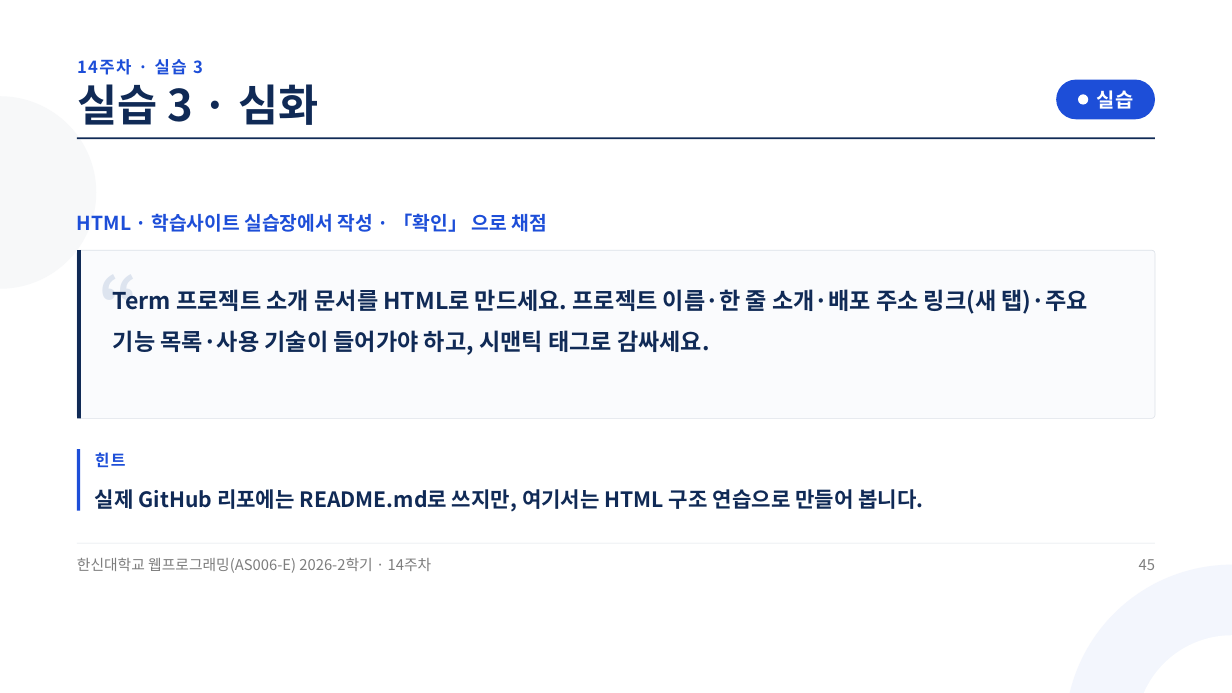
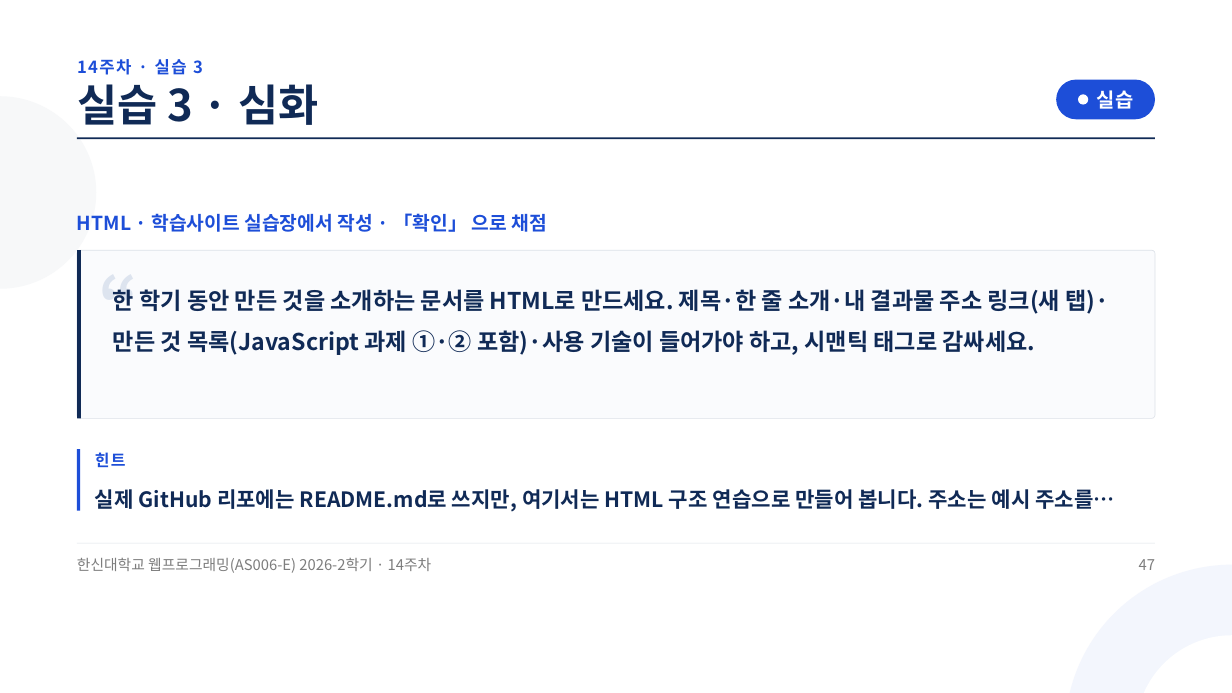
Before and after one commit to jungaistar/materials, a slide deck: slide 47 of hs-web/W14_종합_정리_및_과제_평가.pptx (slide 45 before the commit). Drawn at 1232x693 pixels with LibreOffice and Linux fonts; fonts in the diff are those of the drawing. Boxes give left, top, right and bottom in pixels: in the first picture for what was removed or moved away, otherwise in the second. Text is boxed around its words. In the diff, an @@ line names an element or a change of style, - is before the commit and + after.

Commit message:
hs-web 슬라이드 다시 굽기: W14_종합_정리_및_과제_평가.pptx (14주차 JS 과제 마무리 · 15주차 온라인 기말)

```diff
--- a/hs-web/W14_종합_정리_및_과제_평가.pptx
+++ b/hs-web/W14_종합_정리_및_과제_평가.pptx
@@ text at <box>113,289,1109,355</box>: text changed @@
-Term 프로젝트 소개 문서를 HTML로 만드세요. 프로젝트 이름·한 줄 소개·배포 주소 링크(새 탭)·주요 기능 목록·사용 기술이 들어가야 하고, 시맨틱 태그로 감싸세요.
+한 학기 동안 만든 것을 소개하는 문서를 HTML로 만드세요. 제목·한 줄 소개·내 결과물 주소 링크(새 탭)·만든 것 목록(JavaScript 과제 ①·② 포함)·사용 기술이 들어가야 하고, 시맨틱 태그로 감싸세요.
@@ text at <box>95,489,1115,512</box>: text changed @@
-실제 GitHub 리포에는 README.md로 쓰지만, 여기서는 HTML 구조 연습으로 만들어 봅니다.
+실제 GitHub 리포에는 README.md로 쓰지만, 여기서는 HTML 구조 연습으로 만들어 봅니다. 주소는 예시 주소를…
@@ text at <box>1139,559,1155,570</box>: text changed @@
-45
+47
```
Also in this commit, not shown: 42 other slides changed, 4 slides added, 2 slides removed.
